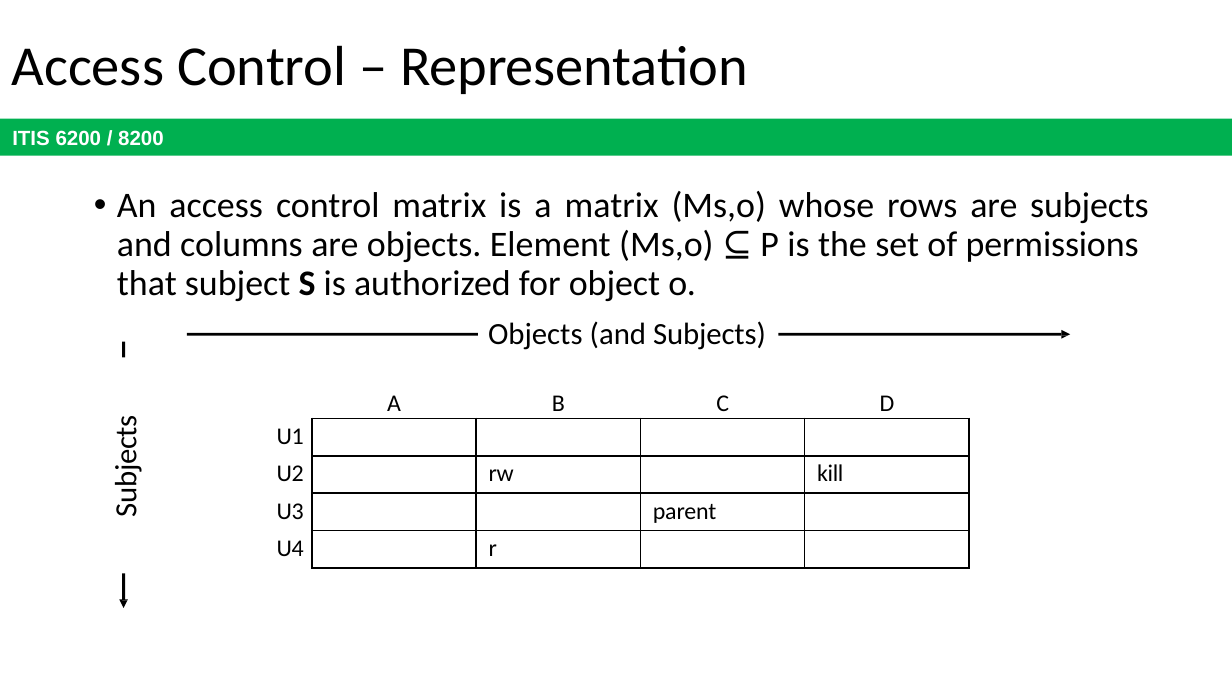
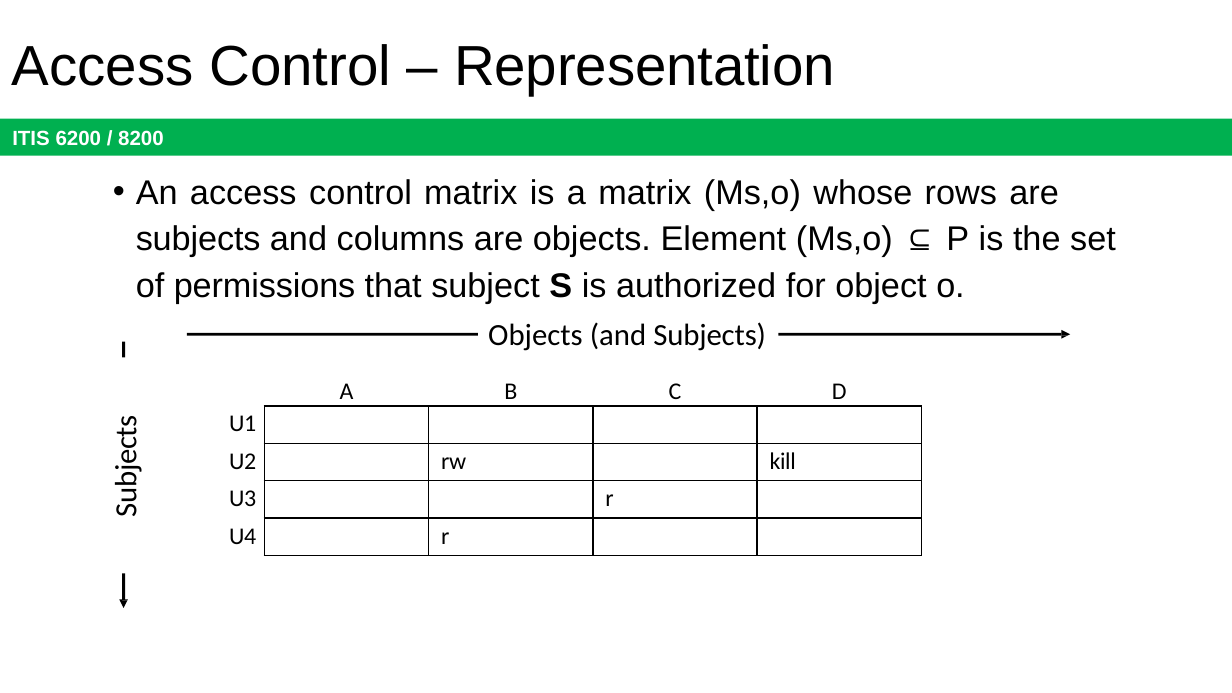
Before and after one commit to jx5c/github.io, a slide deck: slide 17 of teaching/ITIS6200/2023fa/lectures/lec09.pptx. Drawn at 1232x693 pixels with LibreOffice and Linux fonts; fonts in the diff are those of the drawing. Boxes give left, top, right and bottom in pixels: in the first picture for what was removed or moved away, otherwise in the second. Text is boxed around its words. In the diff, an @@ line names an element or a change of style, - is before the commit and + after.

```diff
--- a/teaching/ITIS6200/2023fa/lectures/lec09.pptx
+++ b/teaching/ITIS6200/2023fa/lectures/lec09.pptx
@@ title "Access Control – Representation" at (12,44,835,95): font Calibri to Arial @@
@@ text "An access control matrix is ...": place and size @@
-text "An access control matrix is ..." at (117,191,1149,350)
+text "An access control matrix is ..." at (136,179,1116,351)
@@ text at (136,179,1116,304): size 21 to 20 pt, font Calibri to Arial in "An access control matrix is a matrix ..."; font Cambria to Arial in "⊆"; alignment justified to left; line spacing 0.9 to 1.14 @@
@@ table at (227,377,919,556) @@
-row 4, column 4: parent
+row 4, column 4: r
@@ table: place and size @@
-table at (275,389,967,568)
+table at (227,377,919,556)
```
Also in this commit, not shown: 29 other slides changed, 1 slide added, 1 slide removed.
